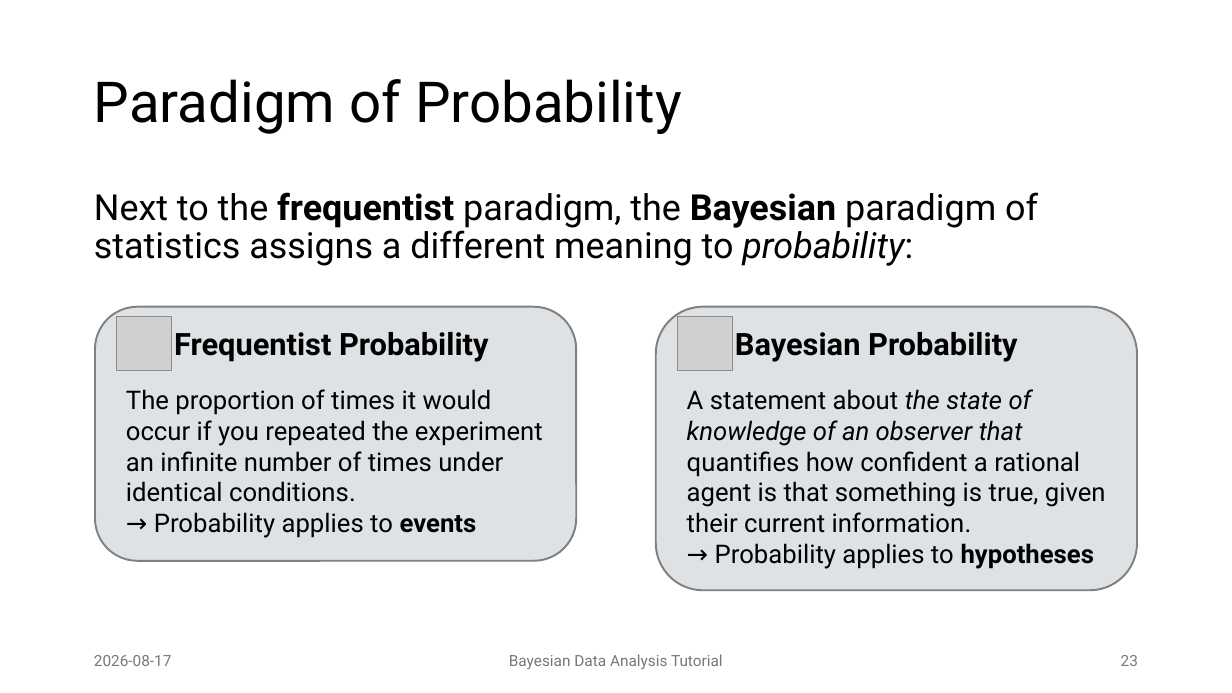
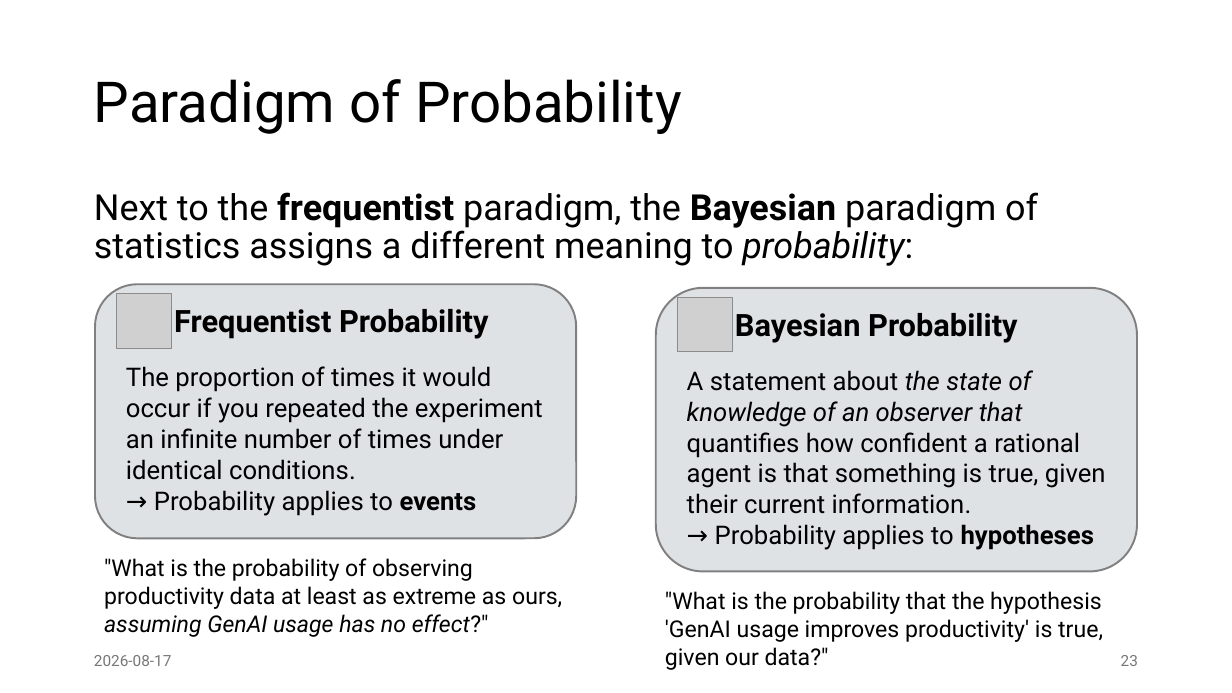
Before and after one commit to JulianFrattini/bda-intro, a slide deck: slide 23 of slides/presentations/2026-08-17-tutorial-reconf.pptx. Drawn at 1232x693 pixels with LibreOffice and Linux fonts; fonts in the diff are those of the drawing; grey boxes stand for pictures; background and template pictures are left out. Boxes give left, top, right and bottom in pixels: in the first picture for what was removed or moved away, otherwise in the second. Text is boxed around its words. In the diff, an @@ line names an element or a change of style, - is before the commit and + after.

Commit message:
Finalized RE'26 tutorial slides

```diff
--- a/slides/presentations/2026-08-17-tutorial-reconf.pptx
+++ b/slides/presentations/2026-08-17-tutorial-reconf.pptx
@@ 4 texts, 2 rounded rectangles, 2 pictures: place and size @@
-4 texts, 2 rounded rectangles, 2 pictures at box(95, 307, 1138, 591)
+4 texts, 2 rounded rectangles, 2 pictures at box(95, 285, 1138, 572)
@@ text added at box(104, 558, 562, 637), 18 pt, text #000000 @@
+"What is the probability of observing productivity data at least as extreme as ours, assuming GenAI usage has no effect?"
@@ text added at box(665, 591, 1103, 670), 18 pt, text #000000 @@
+"What is the probability that the hypothesis 'GenAI usage improves productivity' is true, given our data?"
@@ text removed at box(509, 654, 723, 669) @@
-Bayesian Data Analysis Tutorial
```
Also in this commit, not shown: 13 other slides changed, 9 slides added.
